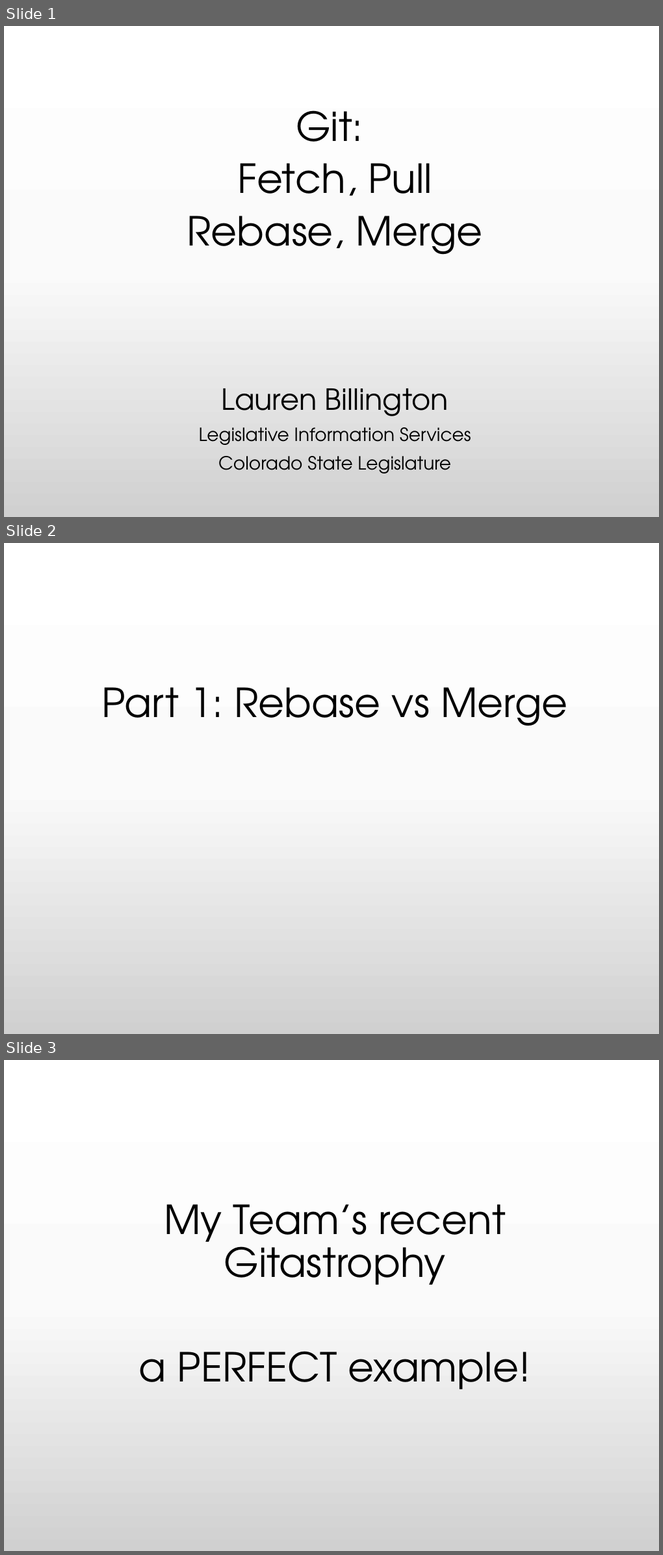
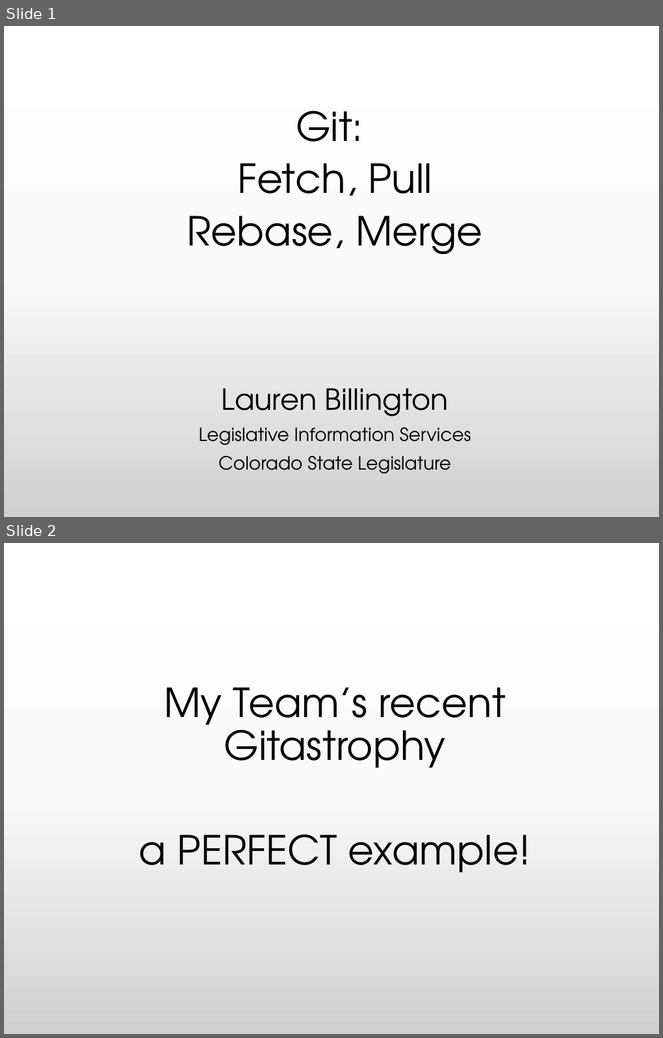
Before and after one commit to BLaurenB/rebase-merge-fetch-pull, a slide deck: Git--5minForRailsConf.pptx. Shown one above the other, each under a label of ours: slides 1, 2 and 3 before the commit, slides 1 and 2 after it. The pictures are 663x1555 and 663x1038 pixels, drawn with LibreOffice and Linux fonts; fonts in the diff are those of the drawing. Boxes give left, top, right and bottom in pixels: in the first picture for what was removed or moved away, otherwise in the second. Text is boxed around its words. In the diff, an @@ line names an element or a change of style, - is before the commit and + after.

```diff
--- a/Git--5minForRailsConf.pptx
+++ b/Git--5minForRailsConf.pptx
@@ slide 2 removed at (4, 543, 659, 1034), background gradient #FFFFFF to #FBFBFB to #D1D1D1 @@
@@ subtitle removed at (102, 687, 568, 726) @@
-Part 1: Rebase vs Merge
@@ what was slide 3 is now slide 2 @@
```
Also in this commit, not shown: 4 slides changed, 3 other slides removed, 1 other file.
